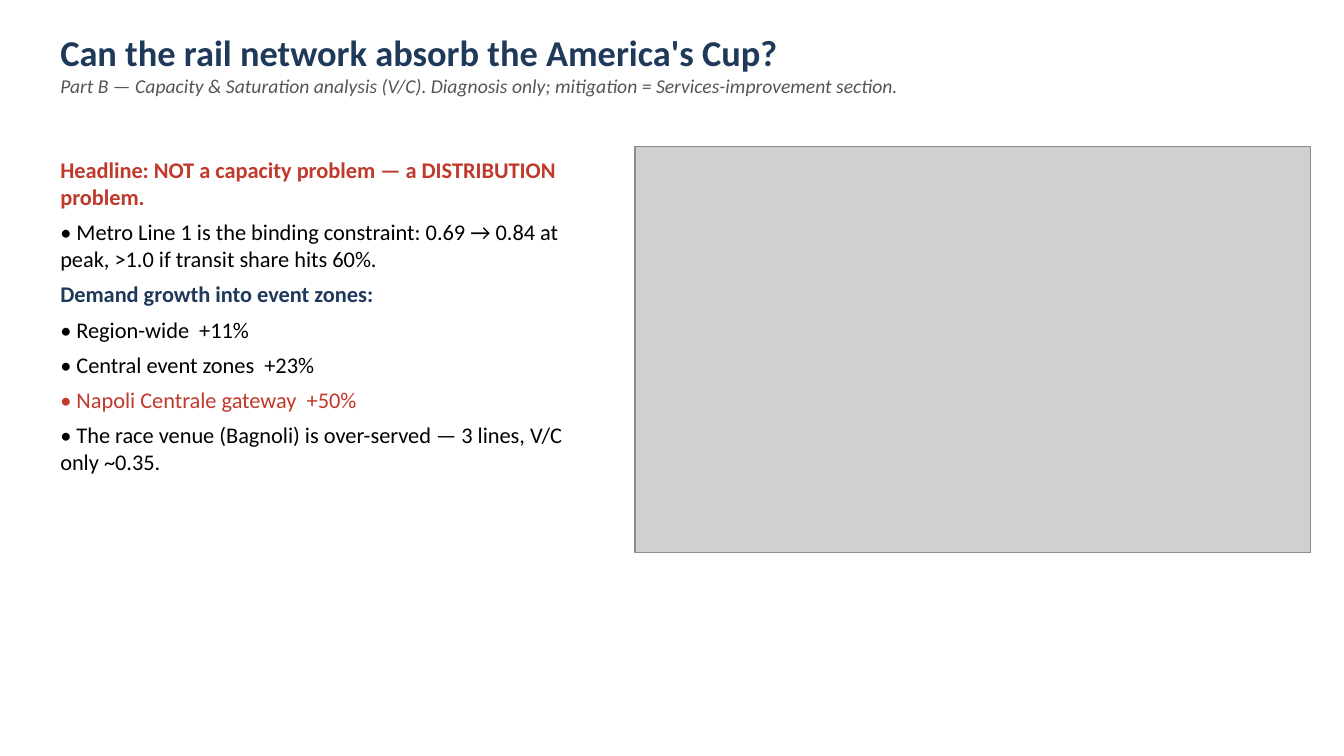
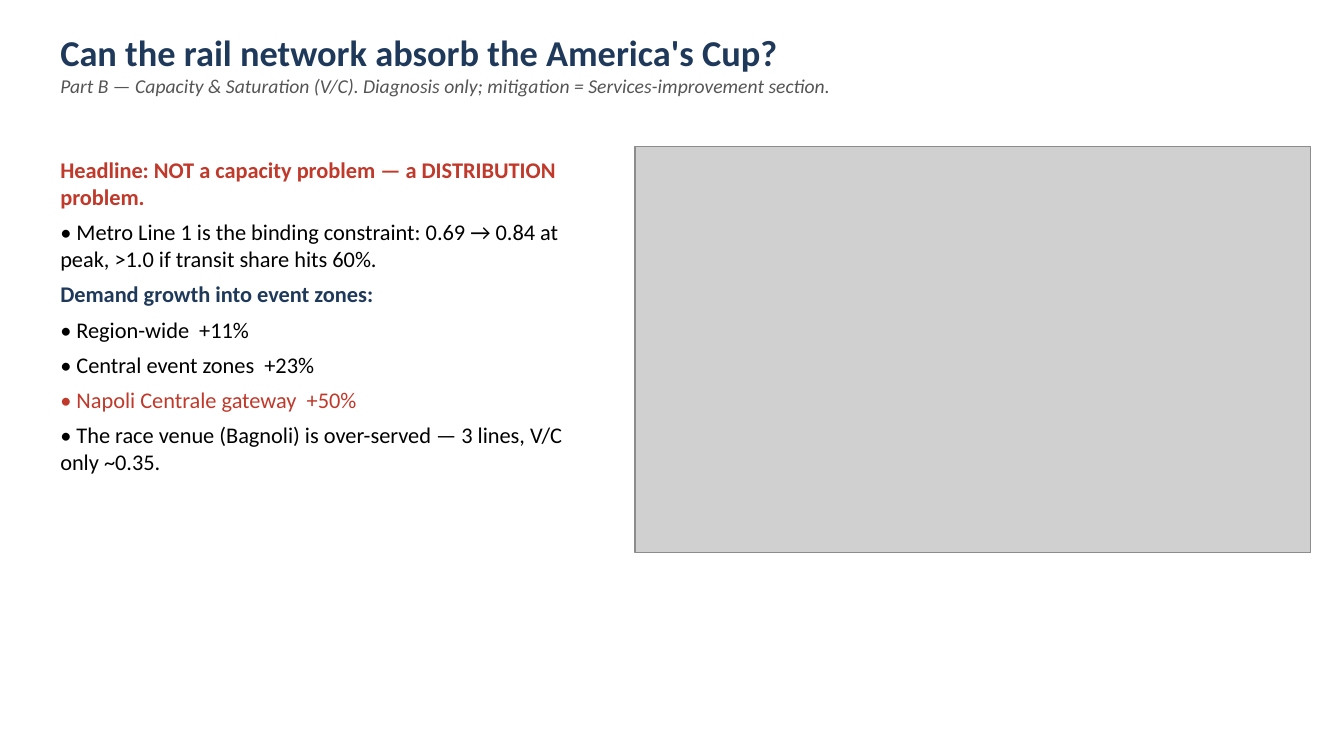
Before and after one commit to lilfjy/infra-pj-cursor, a slide deck: slide 1 of 5.11 fjy/PartB_slides.pptx. Drawn at 1344x756 pixels with LibreOffice and Linux fonts; fonts in the diff are those of the drawing; grey boxes stand for pictures. Boxes give left, top, right and bottom in pixels: in the first picture for what was removed or moved away, otherwise in the second. Text is boxed around its words. In the diff, an @@ line names an element or a change of style, - is before the commit and + after.

```diff
--- a/5.11 fjy/PartB_slides.pptx
+++ b/5.11 fjy/PartB_slides.pptx
@@ text at (x1=60, y1=79, x2=830, y2=97): text changed @@
-Part B — Capacity & Saturation analysis (V/C). Diagnosis only; mitigation = Services-improvement section.
+Part B — Capacity & Saturation (V/C). Diagnosis only; mitigation = Services-improvement section.
```
Also in this commit, not shown: 5 other files.
